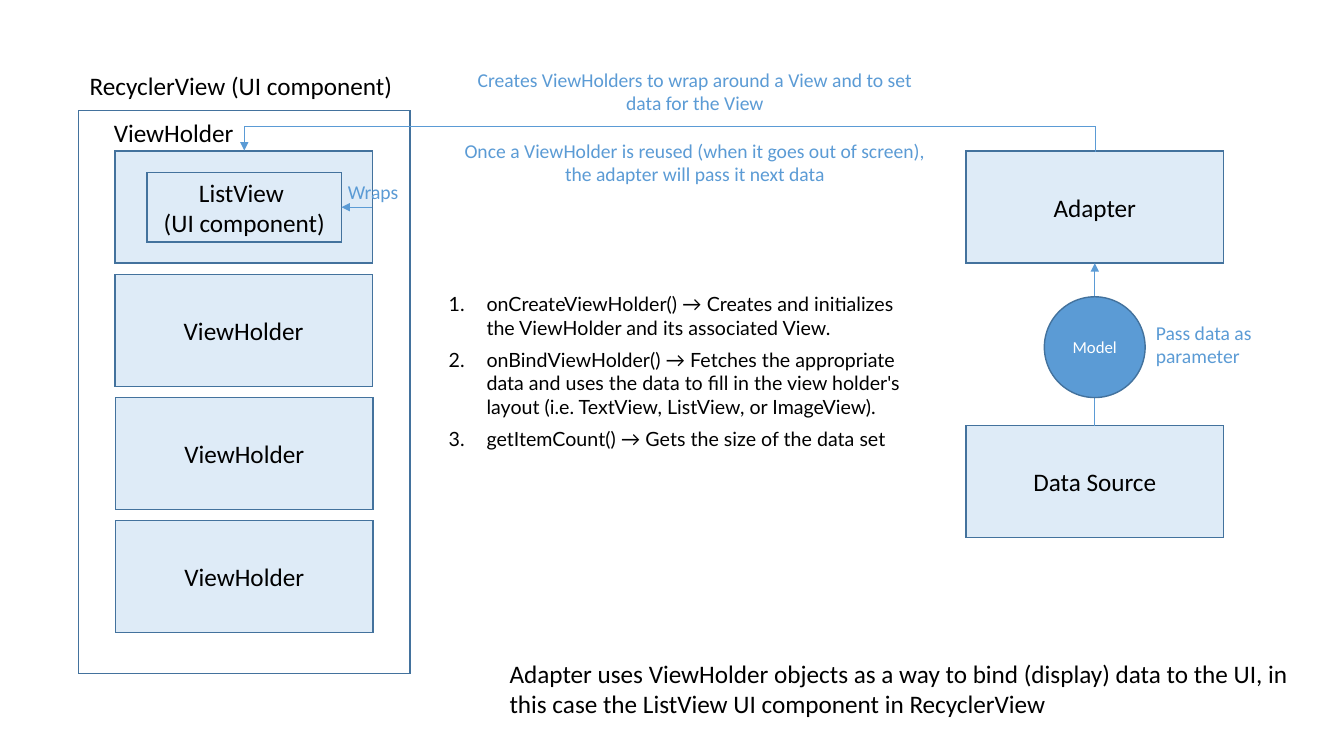
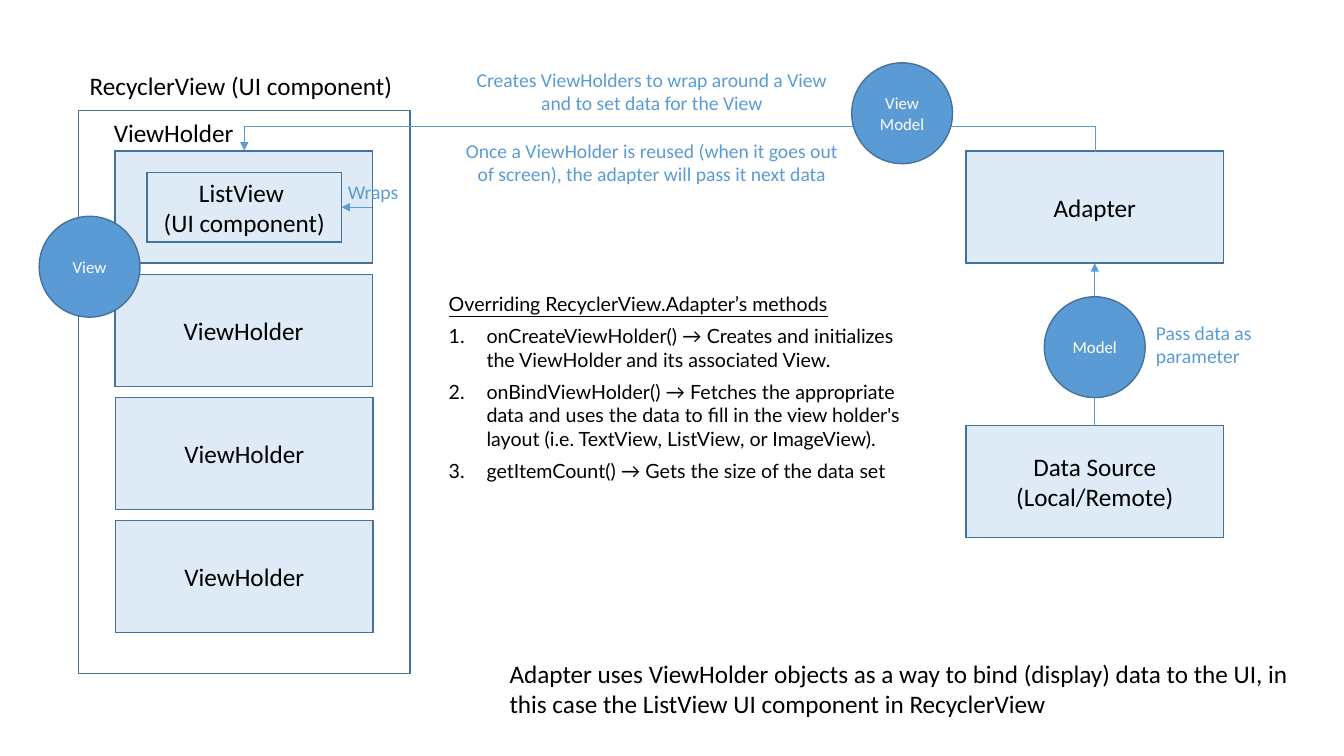
Before and after one commit to joellecorliss/Associate-Android-Developer, a slide deck: slide 3 of Android Activity Lifecycle.pptx. Drawn at 1344x756 pixels with LibreOffice and Linux fonts; fonts in the diff are those of the drawing. Boxes give left, top, right and bottom in pixels: in the first picture for what was removed or moved away, otherwise in the second. Text is boxed around its words. In the diff, an @@ line names an element or a change of style, - is before the commit and + after.

```diff
--- a/Android Activity Lifecycle.pptx
+++ b/Android Activity Lifecycle.pptx
@@ text "Creates ViewHolders to wrap around ..." rewrapped from bbox=[465, 73, 924, 184] to bbox=[466, 73, 837, 184] @@
@@ ellipse added at bbox=[852, 63, 953, 163], fill #5B9BD5, outline #43739E 1 pt, 12 pt, text #FFFFFF @@
+View
+Model
@@ ellipse added at bbox=[39, 217, 140, 318], fill #5B9BD5, outline #43739E 1 pt, 12 pt, text #FFFFFF @@
+View
@@ text at bbox=[449, 296, 827, 315]: paragraph added @@
+Overriding RecyclerView.Adapter’s methods
@@ text in rectangle at bbox=[1016, 487, 1173, 510]: paragraph added @@
+(Local/Remote)
```
Also in this commit, not shown: 2 slides added.
